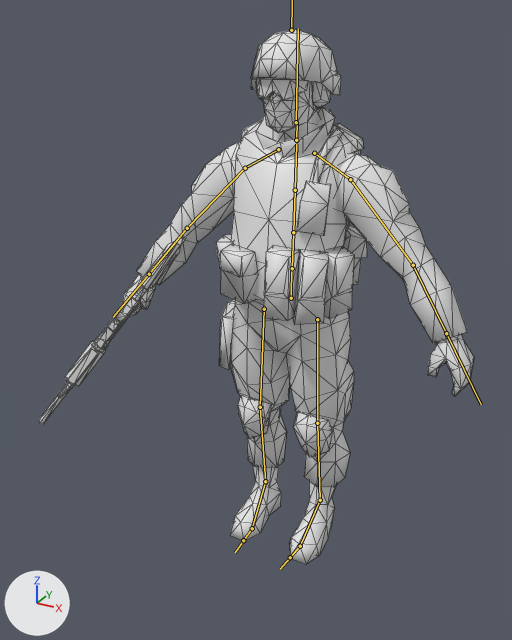
Renders of the FBX model Common/Assets/Models/Soldier/Idle.fbx from each side of a commit.
Both versions are drawn from a 50 mm camera at (0.0107, -0.0222, 0.0205) aimed at (-0.0005, -0.0018, 0.0103). Lighting does not change. The marker at lower left points along +X, +Y and +Z. The bones that bend it are drawn over the model as lines. Mesh edges are drawn as thin lines. Materials are left out; every surface is plain grey.

Objects in the first picture: 'Soldier_mesh'.
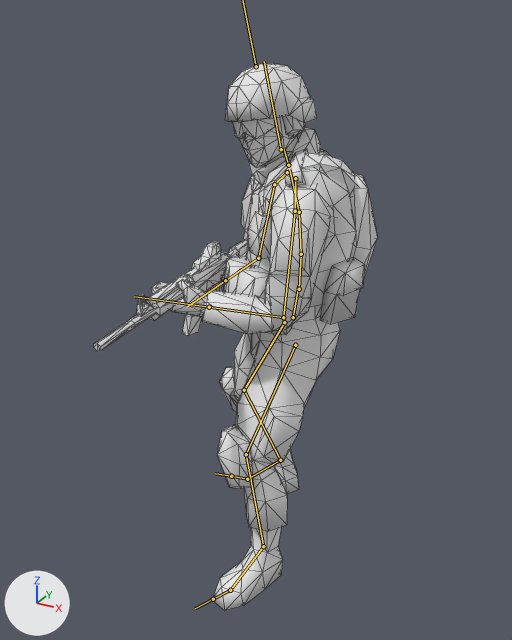
The newer file adds an action. The first version stands in its rest pose; the second is drawn at frame 33 of the action 'Armature|Armature|mixamo.com|Layer0'.

Location of each change, [x1, y1, x2, y2] in pixels of the pictures (512 x 640 px):
```json
{"object": "Soldier_mesh", "change": "posed", "before": [38, 29, 474, 564], "after": [94, 63, 378, 611], "on screen": "35% narrower"}
{"bone": "mixamorig:Hips", "before": "(291, 298) to (291, 266)", "after": "(293, 317) to (298, 286)"}
{"bone": "mixamorig:Spine", "before": "(292, 268) to (293, 232)", "after": "(299, 289) to (301, 254)"}
{"bone": "mixamorig:Spine1", "before": "(293, 232) to (295, 190)", "after": "(301, 254) to (299, 212)"}
{"bone": "mixamorig:Spine2", "before": "(295, 190) to (296, 144)", "after": "(299, 212) to (289, 169)"}
{"bone": "mixamorig:Neck", "before": "(296, 140) to (297, 121)", "after": "(288, 165) to (283, 148)"}
{"bone": "mixamorig:Head", "before": "(296, 122) to (298, 28)", "after": "(281, 149) to (264, 61)"}
{"bone": "mixamorig:LeftShoulder", "before": "(314, 153) to (350, 179)", "after": "(295, 178) to (295, 211)"}
{"bone": "mixamorig:LeftArm", "before": "(350, 179) to (413, 265)", "after": "(295, 211) to (283, 317)"}
{"bone": "mixamorig:LeftForeArm", "before": "(413, 265) to (446, 333)", "after": "(283, 317) to (209, 307)"}
{"bone": "mixamorig:RightShoulder", "before": "(278, 149) to (245, 168)", "after": "(287, 172) to (274, 184)"}
{"bone": "mixamorig:RightArm", "before": "(245, 168) to (187, 228)", "after": "(274, 184) to (258, 258)"}
{"bone": "mixamorig:RightForeArm", "before": "(187, 228) to (149, 274)", "after": "(258, 258) to (225, 280)"}
{"bone": "mixamorig:LeftUpLeg", "before": "(317, 319) to (317, 423)", "after": "(295, 345) to (246, 454)"}
{"bone": "mixamorig:LeftLeg", "before": "(317, 423) to (320, 500)", "after": "(246, 454) to (263, 546)"}
{"bone": "mixamorig:LeftFoot", "before": "(320, 500) to (300, 546)", "after": "(263, 546) to (230, 590)"}
{"bone": "mixamorig:RightUpLeg", "before": "(264, 309) to (260, 407)", "after": "(284, 322) to (244, 390)"}
{"bone": "mixamorig:RightLeg", "before": "(260, 407) to (265, 481)", "after": "(244, 390) to (280, 460)"}
{"bone": "mixamorig:RightFoot", "before": "(265, 481) to (252, 528)", "after": "(280, 460) to (247, 479)"}
```

Scene script edits in JSON lines:
```json
{"block": "bone_mixamorig_hips", "where": "bone_mixamorig_hips = bpy.data.objects['Armature'].pose.bones['mixamorig:Hips']"}
{"op": "set", "path": "bone_mixamorig_hips.location", "old": "(0.0, 0.0, 0.0)", "new": "(0.009, -0.079, -0.003)"}
{"op": "set", "path": "bone_mixamorig_hips.rotation_quaternion", "old": "(1.0, 0.0, 0.0, 0.0)", "new": "(0.885, -0.07, -0.461, -0.018)", "note": "degrees (0, 0, 0) -> degrees (-11, -55, 3)"}
{"block": "bone_mixamorig_spine", "where": "bone_mixamorig_spine = bpy.data.objects['Armature'].pose.bones['mixamorig:Spine']  # child of 'mixamorig:Hips'"}
{"op": "set", "path": "bone_mixamorig_spine.rotation_quaternion", "old": "(1.0, 0.0, 0.0, 0.0)", "new": "(0.998, 0.064, 0.007, 0.004)", "note": "degrees (0, 0, 0) -> degrees (7, 1, 0)"}
{"block": "bone_mixamorig_spine1", "where": "bone_mixamorig_spine1 = bpy.data.objects['Armature'].pose.bones['mixamorig:Spine1']  # child of 'mixamorig:Spine'"}
{"op": "set", "path": "bone_mixamorig_spine1.rotation_quaternion", "old": "(1.0, 0.0, 0.0, 0.0)", "new": "(0.999, 0.051, 0.012, 0.009)", "note": "degrees (0, 0, 0) -> degrees (6, 1, 1)"}
{"block": "bone_mixamorig_spine2", "where": "bone_mixamorig_spine2 = bpy.data.objects['Armature'].pose.bones['mixamorig:Spine2']  # child of 'mixamorig:Spine1'"}
{"op": "set", "path": "bone_mixamorig_spine2.rotation_quaternion", "old": "(1.0, 0.0, 0.0, 0.0)", "new": "(0.996, 0.089, 0.013, -0.003)", "note": "degrees (0, 0, 0) -> degrees (10, 2, 0)"}
{"block": "bone_mixamorig_neck", "where": "bone_mixamorig_neck = bpy.data.objects['Armature'].pose.bones['mixamorig:Neck']  # child of 'mixamorig:Spine2'"}
{"op": "set", "path": "bone_mixamorig_neck.rotation_quaternion", "old": "(1.0, 0.0, 0.0, 0.0)", "new": "(0.999, 0.018, 0.05, -0.003)", "note": "degrees (0, 0, 0) -> degrees (2, 6, 0)"}
{"block": "bone_mixamorig_head", "where": "bone_mixamorig_head = bpy.data.objects['Armature'].pose.bones['mixamorig:Head']  # child of 'mixamorig:Neck'"}
{"op": "set", "path": "bone_mixamorig_head.rotation_quaternion", "old": "(1.0, 0.0, 0.0, 0.0)", "new": "(0.95, -0.018, 0.305, -0.059)", "note": "degrees (0, 0, 0) -> degrees (-5, 35, -9)"}
{"block": "bone_mixamorig_leftshoulder", "where": "bone_mixamorig_leftshoulder = bpy.data.objects['Armature'].pose.bones['mixamorig:LeftShoulder']  # child of 'mixamorig:Spine2'"}
{"op": "set", "path": "bone_mixamorig_leftshoulder.rotation_quaternion", "old": "(1.0, 0.0, 0.0, 0.0)", "new": "(0.971, -0.024, 0.172, 0.167)", "note": "degrees (0, 0, 0) -> degrees (1, 20, 20)"}
{"block": "bone_mixamorig_leftarm", "where": "bone_mixamorig_leftarm = bpy.data.objects['Armature'].pose.bones['mixamorig:LeftArm']  # child of 'mixamorig:LeftShoulder'"}
{"op": "set", "path": "bone_mixamorig_leftarm.rotation_quaternion", "old": "(1.0, 0.0, 0.0, 0.0)", "new": "(0.94, 0.224, -0.226, 0.119)", "note": "degrees (0, 0, 0) -> degrees (25, -29, 8)"}
{"block": "bone_mixamorig_leftforearm", "where": "bone_mixamorig_leftforearm = bpy.data.objects['Armature'].pose.bones['mixamorig:LeftForeArm']  # child of 'mixamorig:LeftArm'"}
{"op": "set", "path": "bone_mixamorig_leftforearm.rotation_quaternion", "old": "(1.0, 0.0, 0.0, 0.0)", "new": "(0.519, 0.468, -0.544, 0.465)", "note": "degrees (0, 0, 0) -> degrees (36, -92, 47)"}
{"block": "bone_mixamorig_rightshoulder", "where": "bone_mixamorig_rightshoulder = bpy.data.objects['Armature'].pose.bones['mixamorig:RightShoulder']  # child of 'mixamorig:Spine2'"}
{"op": "set", "path": "bone_mixamorig_rightshoulder.rotation_quaternion", "old": "(1.0, 0.0, 0.0, 0.0)", "new": "(0.98, -0.071, -0.157, -0.097)", "note": "degrees (0, 0, 0) -> degrees (-7, -19, -10)"}
{"block": "bone_mixamorig_rightarm", "where": "bone_mixamorig_rightarm = bpy.data.objects['Armature'].pose.bones['mixamorig:RightArm']  # child of 'mixamorig:RightShoulder'"}
{"op": "set", "path": "bone_mixamorig_rightarm.rotation_quaternion", "old": "(1.0, 0.0, 0.0, 0.0)", "new": "(0.951, 0.128, -0.202, -0.194)", "note": "degrees (0, 0, 0) -> degrees (20, -20, -27)"}
{"block": "bone_mixamorig_rightforearm", "where": "bone_mixamorig_rightforearm = bpy.data.objects['Armature'].pose.bones['mixamorig:RightForeArm']  # child of 'mixamorig:RightArm'"}
{"op": "set", "path": "bone_mixamorig_rightforearm.rotation_quaternion", "old": "(1.0, 0.0, 0.0, 0.0)", "new": "(0.713, 0.03, 0.148, -0.685)", "note": "degrees (0, 0, 0) -> degrees (-9, 15, -89)"}
{"block": "bone_mixamorig_leftupleg", "where": "bone_mixamorig_leftupleg = bpy.data.objects['Armature'].pose.bones['mixamorig:LeftUpLeg']  # child of 'mixamorig:Hips'"}
{"op": "set", "path": "bone_mixamorig_leftupleg.rotation_quaternion", "old": "(1.0, 0.0, 0.0, 0.0)", "new": "(0.968, 0.179, -0.139, 0.109)", "note": "degrees (0, 0, 0) -> degrees (19, -18, 10)"}
{"block": "bone_mixamorig_leftleg", "where": "bone_mixamorig_leftleg = bpy.data.objects['Armature'].pose.bones['mixamorig:LeftLeg']  # child of 'mixamorig:LeftUpLeg'"}
{"op": "set", "path": "bone_mixamorig_leftleg.rotation_quaternion", "old": "(1.0, 0.0, 0.0, 0.0)", "new": "(0.956, -0.263, -0.128, 0.017)", "note": "degrees (0, 0, 0) -> degrees (-31, -14, 6)"}
{"block": "bone_mixamorig_leftfoot", "where": "bone_mixamorig_leftfoot = bpy.data.objects['Armature'].pose.bones['mixamorig:LeftFoot']  # child of 'mixamorig:LeftLeg'"}
{"op": "set", "path": "bone_mixamorig_leftfoot.rotation_quaternion", "old": "(1.0, 0.0, 0.0, 0.0)", "new": "(0.997, -0.019, -0.058, -0.046)", "note": "degrees (0, 0, 0) -> degrees (-2, -7, -5)"}
{"block": "bone_mixamorig_rightupleg", "where": "bone_mixamorig_rightupleg = bpy.data.objects['Armature'].pose.bones['mixamorig:RightUpLeg']  # child of 'mixamorig:Hips'"}
{"op": "set", "path": "bone_mixamorig_rightupleg.rotation_quaternion", "old": "(1.0, 0.0, 0.0, 0.0)", "new": "(0.959, 0.143, 0.192, -0.152)", "note": "degrees (0, 0, 0) -> degrees (14, 24, -15)"}
{"block": "bone_mixamorig_rightleg", "where": "bone_mixamorig_rightleg = bpy.data.objects['Armature'].pose.bones['mixamorig:RightLeg']  # child of 'mixamorig:RightUpLeg'"}
{"op": "set", "path": "bone_mixamorig_rightleg.rotation_quaternion", "old": "(1.0, 0.0, 0.0, 0.0)", "new": "(0.939, -0.341, 0.029, -0.034)", "note": "degrees (0, 0, 0) -> degrees (-40, 2, -5)"}
{"block": "bone_mixamorig_rightfoot", "where": "bone_mixamorig_rightfoot = bpy.data.objects['Armature'].pose.bones['mixamorig:RightFoot']  # child of 'mixamorig:RightLeg'"}
{"op": "set", "path": "bone_mixamorig_rightfoot.rotation_quaternion", "old": "(1.0, 0.0, 0.0, 0.0)", "new": "(0.99, 0.112, 0.042, 0.07)", "note": "degrees (0, 0, 0) -> degrees (13, 4, 8)"}
```
